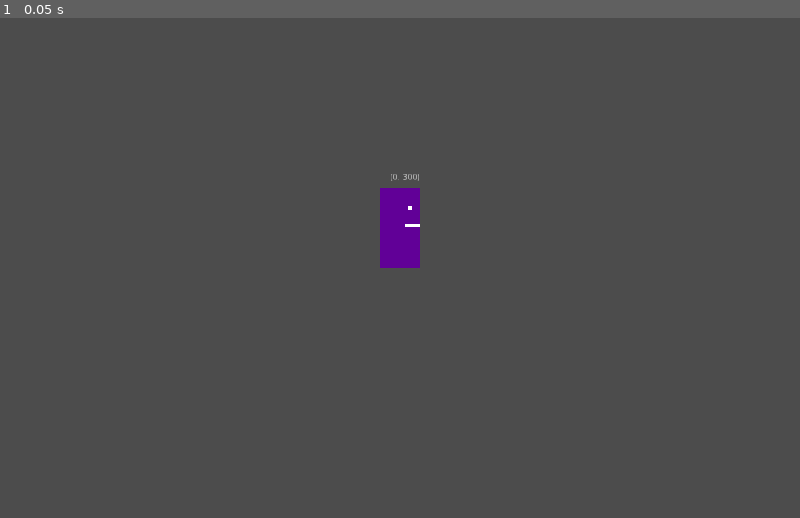
Above: before the commit, frame 1.
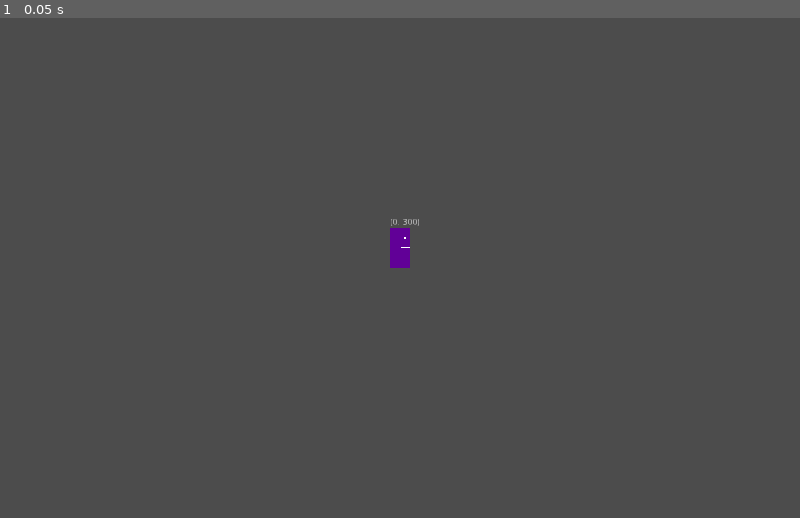
Above: after the commit, the same moment.

Repository: mjcutshaw/Jump-and-Stuff-old
Game: Godot game, scene res://Player/Player.tscn
Two runs of this game, one before a commit and one after it. Both use one fixed random seed, a clock stepped at 60 frames per second and the inputs below. This scene is started directly instead of the project's main scene.
Inputs:
- Up to frame 1 (0.05 s): no input

The runs differ from the first frame. In frame 1, 0.6% of the frame differs, in the area x 47-53%, y 31-50%.

Commit message:
shrunk player

Diff:
--- a/Autoloads/Globals.gd
+++ b/Autoloads/Globals.gd
@@ -1,6 +1,6 @@
 extends Node
 
-const TILE_SIZE: int = 64
+const TILE_SIZE: int = 32
 const GAME_NAME: String = "Jump and Stuff"
 const CREATOR: String = "Matt"
 const VERSION: String = "0.0.1"
--- a/Game.tscn
+++ b/Game.tscn
@@ -1,16 +1,23 @@
-[gd_scene load_steps=4 format=2]
+[gd_scene load_steps=5 format=2]
 
 [ext_resource path="res://Utility/DrawCollision.gd" type="Script" id=1]
 [ext_resource path="res://Player/Player.tscn" type="PackedScene" id=2]
+[ext_resource path="res://Autoloads/ori1-475x267.jpg" type="Texture" id=3]
 
 [sub_resource type="RectangleShape2D" id=1]
 extents = Vector2( 521.25, 10 )
 
 [node name="Game" type="Node2D"]
 
+[node name="Ori1-475X267" type="Sprite" parent="."]
+position = Vector2( 505, 573 )
+scale = Vector2( 3, 3 )
+texture = ExtResource( 3 )
+
 [node name="Playground" type="Node2D" parent="."]
 
 [node name="Ground" type="Node2D" parent="Playground"]
+visible = false
 
 [node name="StaticBody2D" type="StaticBody2D" parent="Playground/Ground"]
 
@@ -20,4 +27,4 @@
 script = ExtResource( 1 )
 
 [node name="Player" parent="Playground" instance=ExtResource( 2 )]
-position = Vector2( 478, 575 )
+position = Vector2( 505, 579 )
--- a/Player/BaseState.gd
+++ b/Player/BaseState.gd
@@ -12,11 +12,9 @@
 }
 
 var player: Player
-var Stats = PlayerStats
 
 func enter() -> void:
 	pass
-
 
 func exit() -> void:
 	pass
--- a/Player/Player.tscn
+++ b/Player/Player.tscn
@@ -11,7 +11,7 @@
 [ext_resource path="res://Player/States/Die.gd" type="Script" id=9]
 
 [sub_resource type="RectangleShape2D" id=1]
-extents = Vector2( 32, 48 )
+extents = Vector2( 16, 32 )
 
 [node name="Player" type="KinematicBody2D"]
 script = ExtResource( 2 )
@@ -25,7 +25,8 @@
 bodyColor = Color( 0.384314, 0, 0.596078, 1 )
 
 [node name="Hitbox" type="CollisionShape2D" parent="."]
-position = Vector2( 0, -48 )
+visible = false
+position = Vector2( 0, -32 )
 shape = SubResource( 1 )
 
 [node name="StateMachine" type="Node" parent="."]
@@ -54,6 +55,6 @@
 
 [node name="Velocity" type="Label" parent="."]
 margin_left = -16.0
-margin_top = -152.0
+margin_top = -80.0
 margin_right = 24.0
-margin_bottom = -138.0
+margin_bottom = -66.0
--- a/Player/Scripts/Body.gd
+++ b/Player/Scripts/Body.gd
@@ -12,11 +12,11 @@
 
 func _draw() -> void:
 	## Body ##
-	draw_rect(Rect2(Vector2(-32,0),bodySize), bodyColor)
+	draw_rect(Rect2(Vector2(-16,0),bodySize), bodyColor)
 	## Eye ##
-	draw_circle(Vector2(16,-96), 4, Color.white)
+	draw_circle(Vector2(8,-48), 2, Color.white)
 	## Mouth ##
-	draw_rect(Rect2(Vector2(8, -70),Vector2(24,4)), Color.white)
+	draw_rect(Rect2(Vector2(2, -34),Vector2(14,2)), Color.white)
 
 func set_body_height(v) -> void:
 	bodyHeight = v
